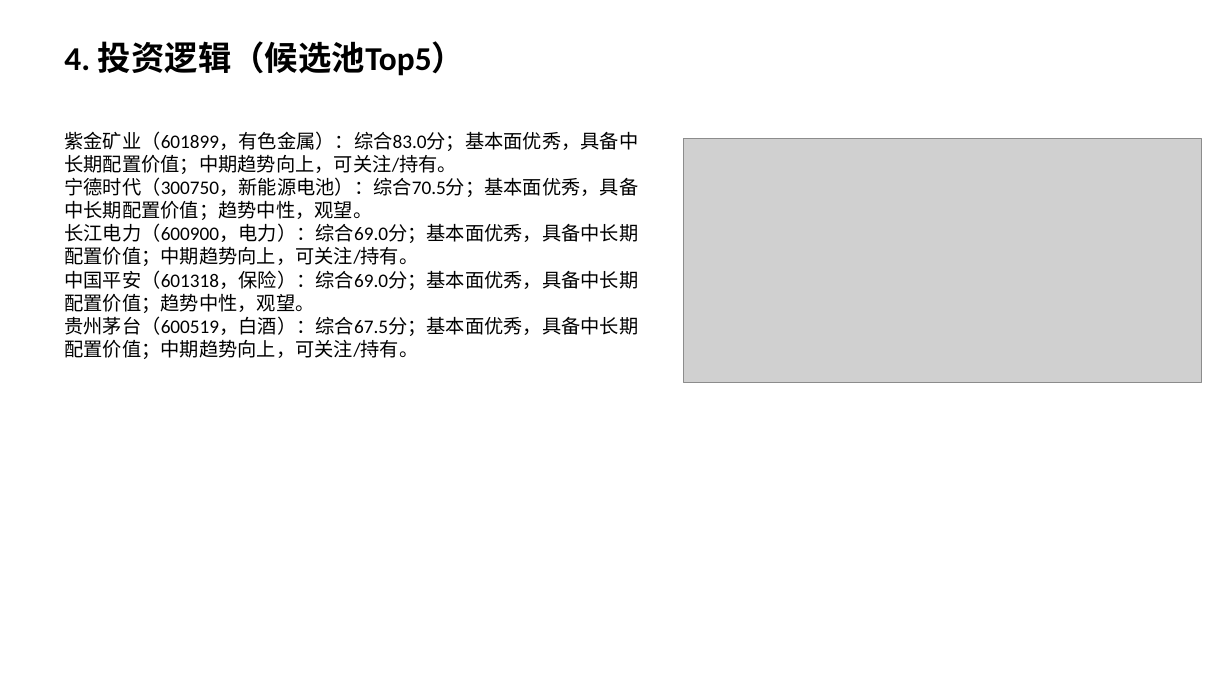
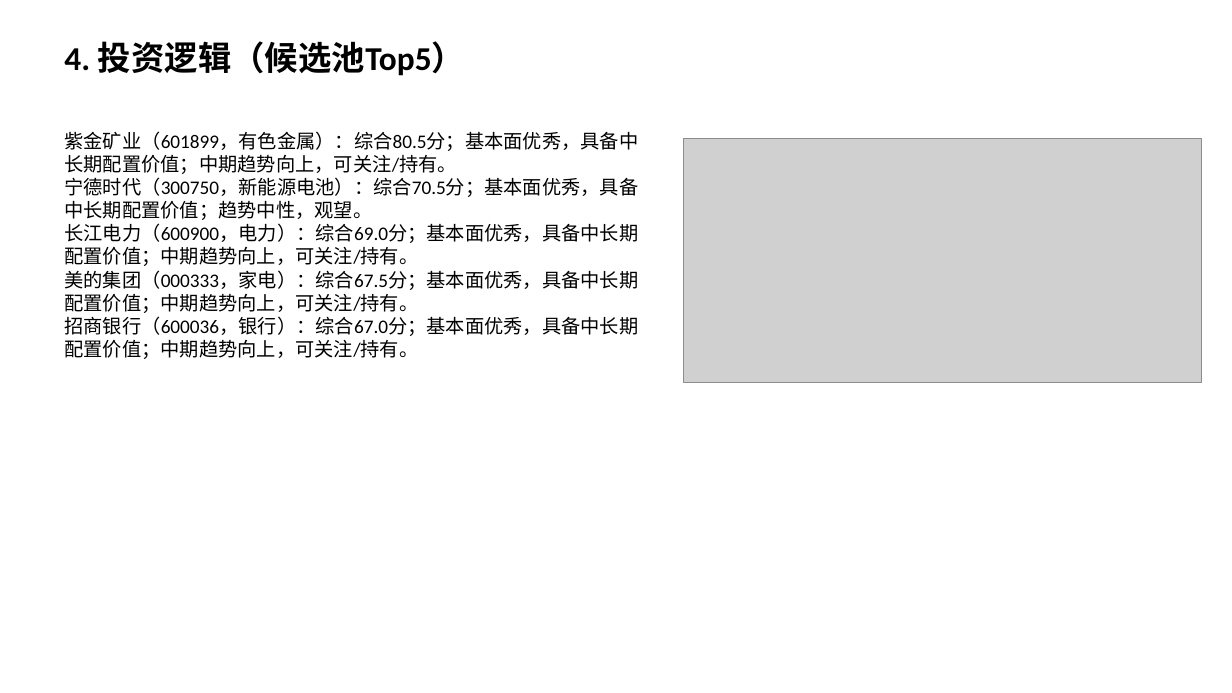
Before and after one commit to Albertdev12/pbl-workflow, a slide deck: slide 5 of outputs/12_中期路演.pptx. Drawn at 1232x693 pixels with LibreOffice and Linux fonts; fonts in the diff are those of the drawing; grey boxes stand for pictures. Boxes give left, top, right and bottom in pixels: in the first picture for what was removed or moved away, otherwise in the second. Text is boxed around its words. In the diff, an @@ line names an element or a change of style, - is before the commit and + after.

```diff
--- a/outputs/12_中期路演.pptx
+++ b/outputs/12_中期路演.pptx
@@ text at (64,131,638,174): text changed @@
-紫金矿业（601899，有色金属）：综合83.0分；基本面优秀，具备中长期配置价值；中期趋势向上，可关注/持有。
+紫金矿业（601899，有色金属）：综合80.5分；基本面优秀，具备中长期配置价值；中期趋势向上，可关注/持有。
@@ text at (64,270,638,359): text changed @@
-中国平安（601318，保险）：综合69.0分；基本面优秀，具备中长期配置价值；趋势中性，观望。
-贵州茅台（600519，白酒）：综合67.5分；基本面优秀，具备中长期配置价值；中期趋势向上，可关注/持有。
+美的集团（000333，家电）：综合67.5分；基本面优秀，具备中长期配置价值；中期趋势向上，可关注/持有。
+招商银行（600036，银行）：综合67.0分；基本面优秀，具备中长期配置价值；中期趋势向上，可关注/持有。
```
Also in this commit, not shown: 3 other slides changed, 53 other files.
